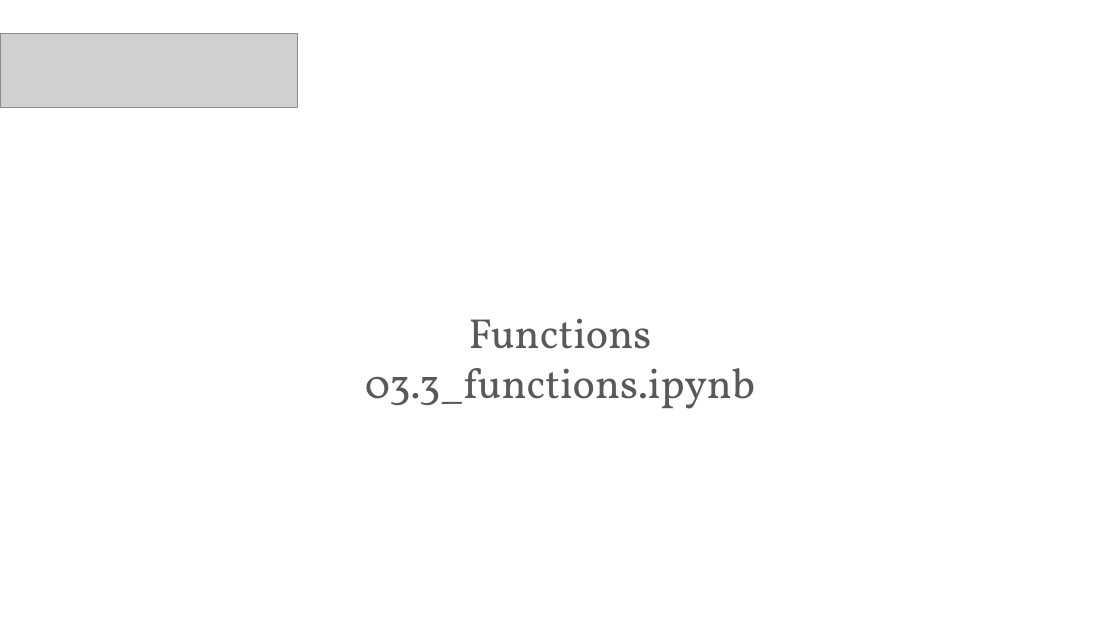
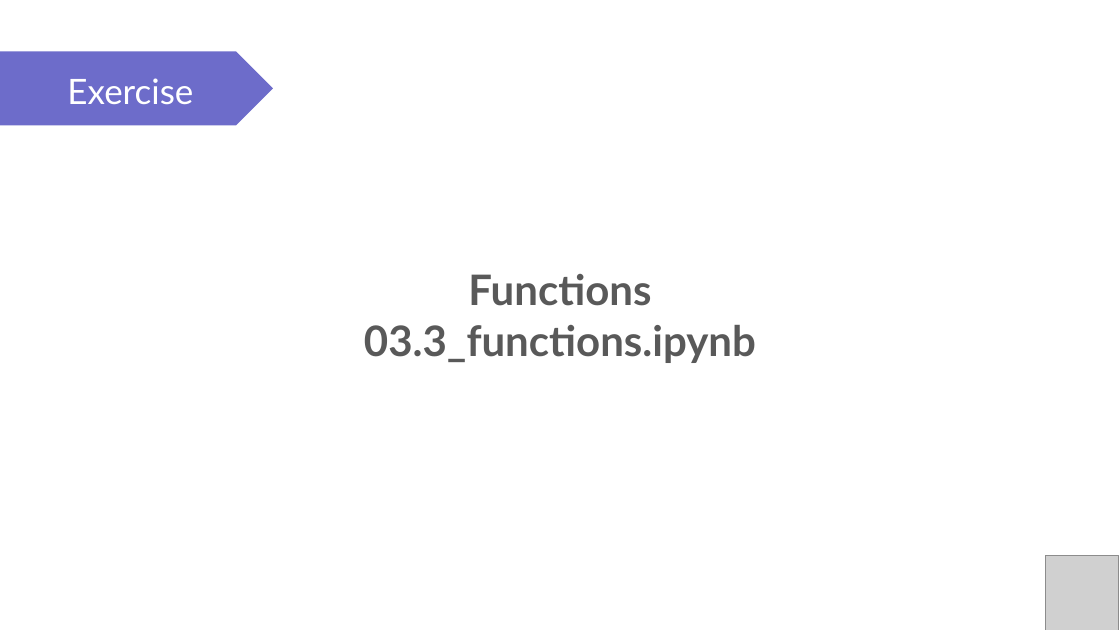
Before and after one commit to PracticumAI/python, a slide deck: slide 14 of presentations/03_functions.pptx. Drawn at 1120x630 pixels with LibreOffice and Linux fonts; fonts in the diff are those of the drawing; grey boxes stand for pictures. Boxes give left, top, right and bottom in pixels: in the first picture for what was removed or moved away, otherwise in the second. Text is boxed around its words. In the diff, an @@ line names an element or a change of style, - is before the commit and + after.

Commit message:
Updated README w/CITT Canvas content & updated functions.pptx to new visual standard.

```diff
--- a/presentations/03_functions.pptx
+++ b/presentations/03_functions.pptx
@@ picture removed at (x1=0, y1=34, x2=297, y2=108) @@
@@ pentagon arrow added at (x1=0, y1=51, x2=273, y2=125), fill #6D6CCA @@
@@ text added at (x1=67, y1=78, x2=193, y2=104), 30 pt, text #FFFFFF @@
+Exercise
@@ text "Functions" moved from (x1=365, y1=318, x2=755, y2=409) to (x1=364, y1=274, x2=756, y2=363) @@
@@ text "Functions" at (x1=364, y1=274, x2=756, y2=363): font Vollkorn to Lato, bold on @@
@@ picture added at (x1=1045, y1=555, x2=1119, y2=630) @@
```
Also in this commit, not shown: 16 other slides changed, 1 other file.
